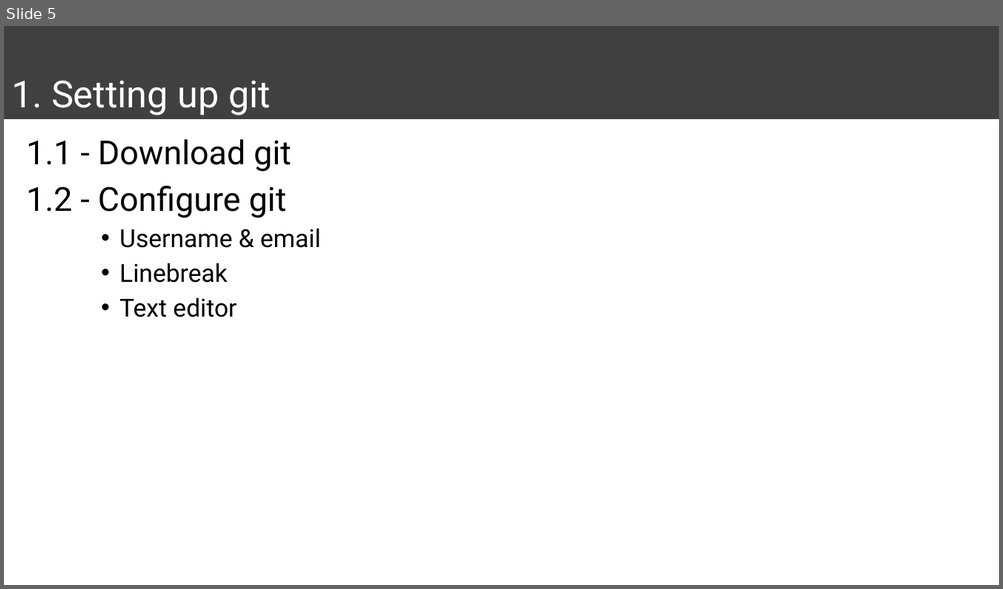
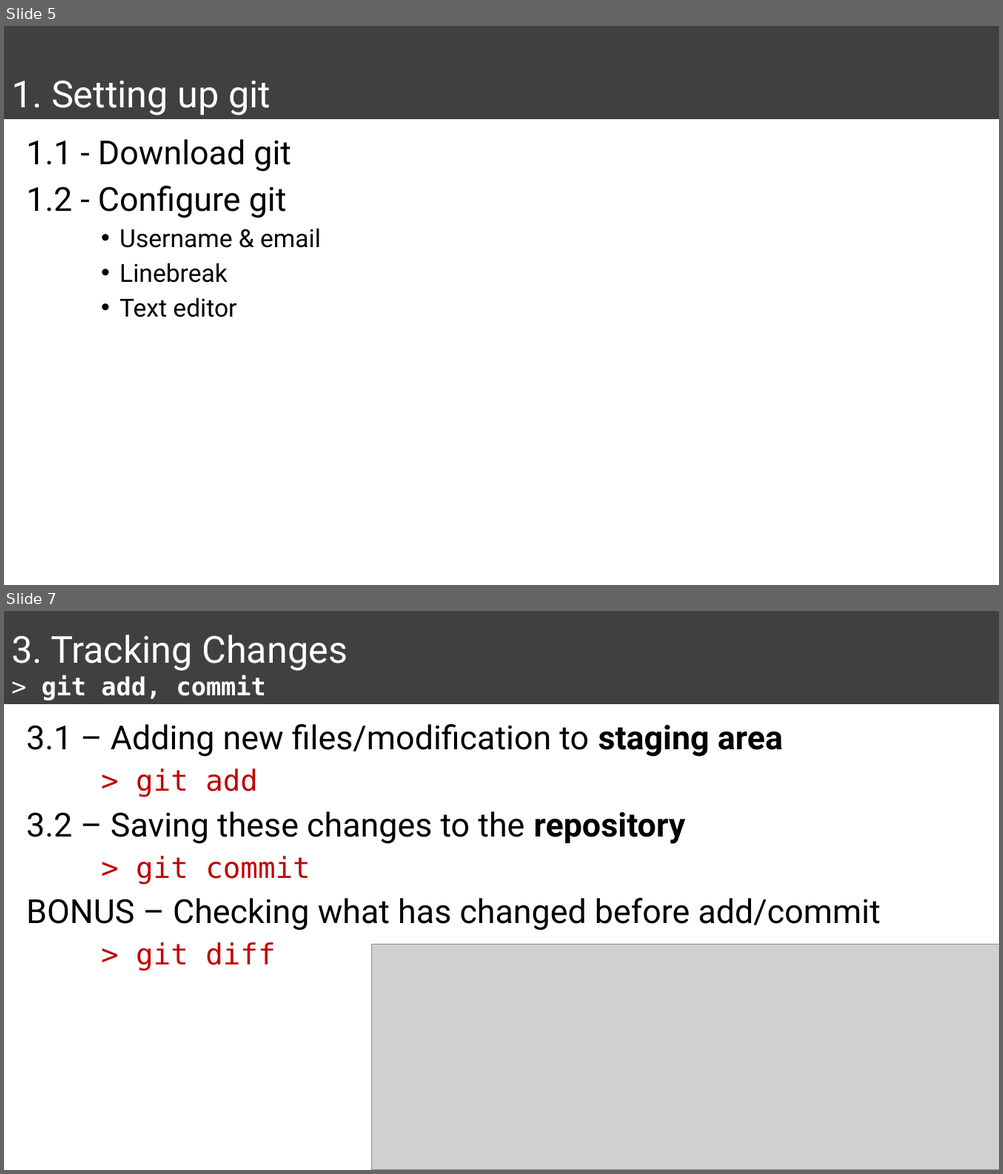
Before and after one commit to mychan24/git_github_workshop, a slide deck: Presentation1.pptx. Shown one above the other, each under a label of ours: slide 5 before the commit, slides 5 and 7 after it; the slides between them are not shown. The pictures are 1003x589 and 1003x1174 pixels, drawn with LibreOffice and Linux fonts; fonts in the diff are those of the drawing; grey boxes stand for pictures. Boxes give left, top, right and bottom in pixels: in the first picture for what was removed or moved away, otherwise in the second. Text is boxed around its words. In the diff, an @@ line names an element or a change of style, - is before the commit and + after.

```diff
--- a/Presentation1.pptx
+++ b/Presentation1.pptx
@@ slide 7 added at (4,611,999,1170), background #FFFFFF @@
@@ title added at (4,611,999,704), fill #404040, 36 pt, text #FFFFFF @@
+3. Tracking Changes
+> git add, commit
@@ text added at (26,724,880,971), 32 pt, text #000000 @@
+3.1 – Adding new files/modification to staging area
+> git add
+3.2 – Saving these changes to the repository
+> git commit
+BONUS – Checking what has changed before add/commit
+> git diff
@@ picture added at (371,945,999,1170) @@
```
Also in this commit, not shown: 2 slides changed, 1 other slide added, 1 other file.
